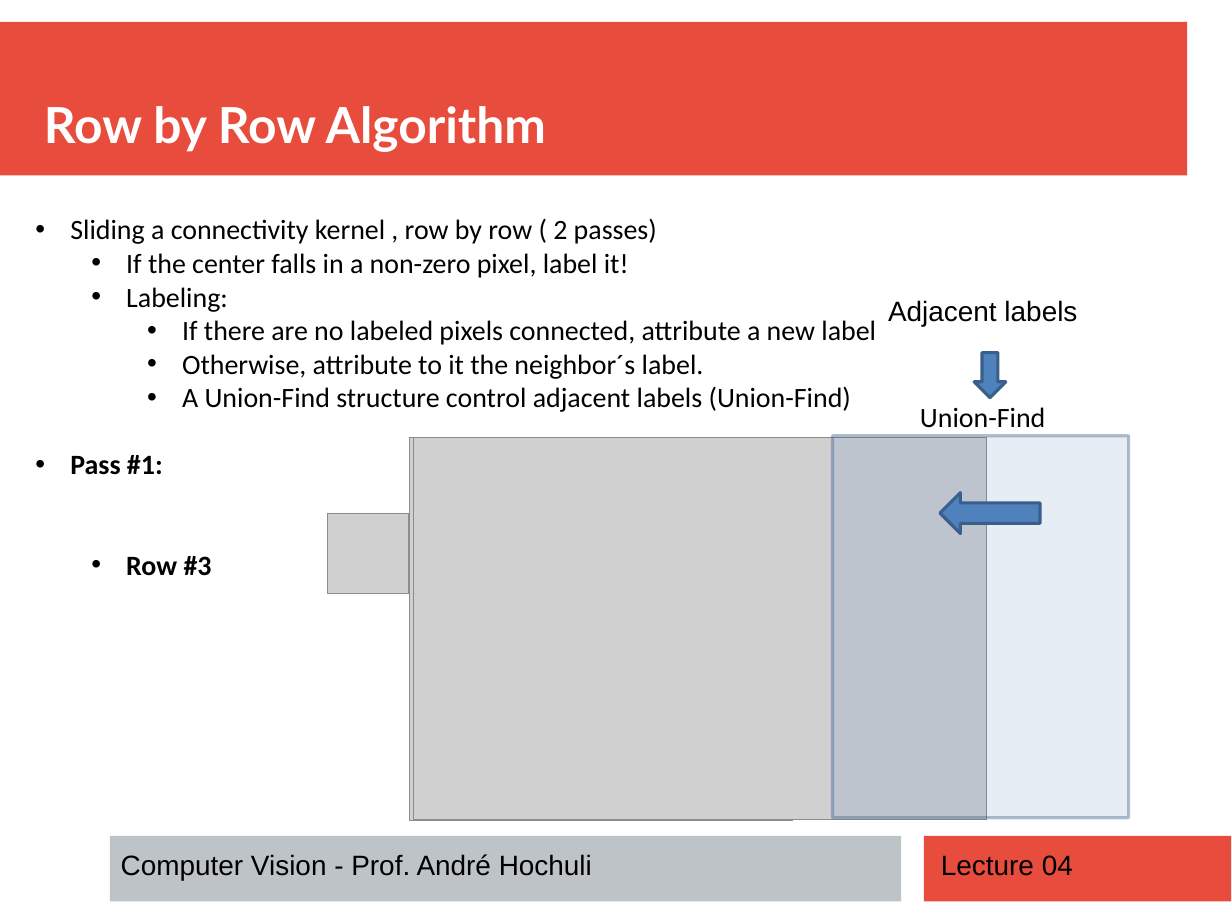
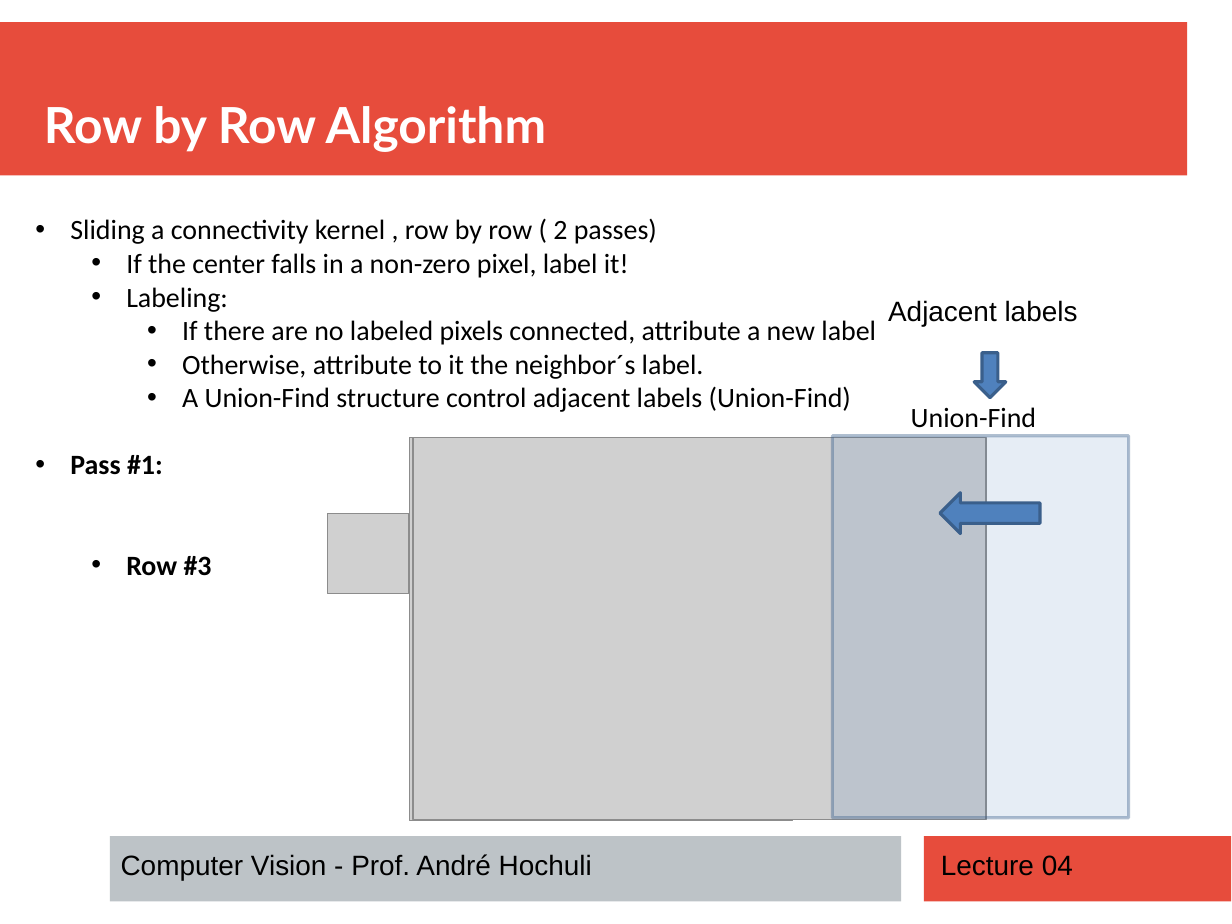
Before and after one commit to andrehochuli/teaching, a slide deck: slide 12 of ComputerVision/Lecture 04 - Finding Components/Lecture 04 - Component Segmentation.pptx (slide 11 before the commit). Drawn at 1232x924 pixels with LibreOffice and Linux fonts; fonts in the diff are those of the drawing; grey boxes stand for pictures. Boxes give left, top, right and bottom in pixels: in the first picture for what was removed or moved away, otherwise in the second. Text is boxed around its words. In the diff, an @@ line names an element or a change of style, - is before the commit and + after.

```diff
--- a/ComputerVision/Lecture 04 - Finding Components/Lecture 04 - Component Segmentation.pptx
+++ b/ComputerVision/Lecture 04 - Finding Components/Lecture 04 - Component Segmentation.pptx
@@ text "Union-Find": place and size @@
-text "Union-Find" at [920,407,1045,428]
+text "Union-Find" at [911,407,1036,428]
```
Also in this commit, not shown: 8 other slides changed, 1 slide added, 1 other file.
